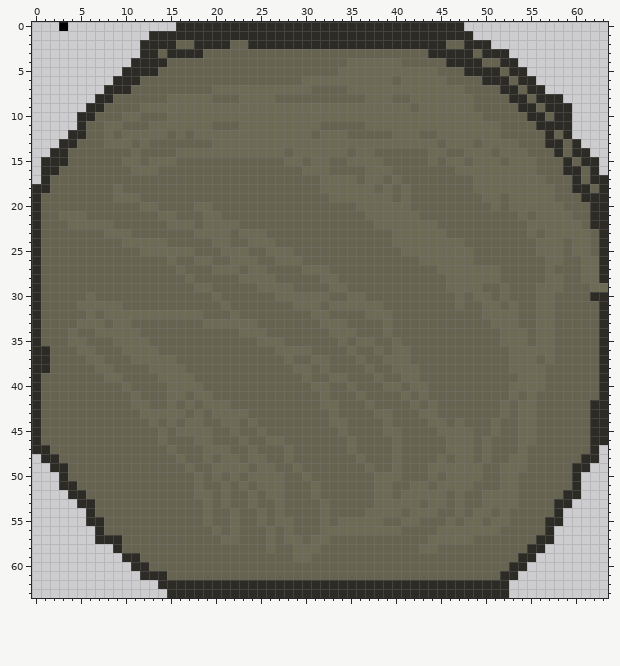
A pixel-art sprite gets an edit: JourneyOfThePrairieKing/data/textures/projectile1.png. Above is the file before it was changed.
The file is 64x64 pixels.
And afterwards:
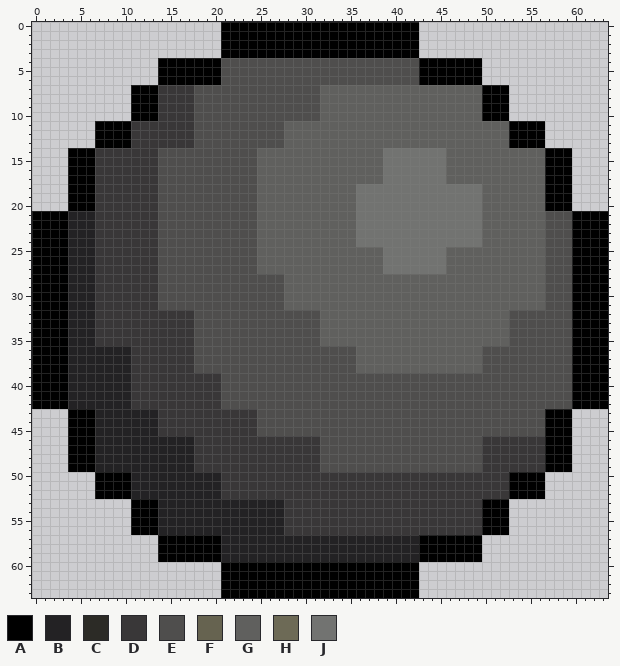
Palette (. is transparent): A #000000  B #232224  C #2c2b26  D #393738  E #4f4e4d  F #666350  G #60605e  H #6d6a56  J #727371
The edit:
Changed rows in their new state; - is an unchanged pixel.
first column x 0:
 0 ---.------------.....AAAAAAAAAAAAAAAAAAAAAA.....----------------
 1 -------------........AAAAAAAAAAAAAAAAAAAAAA......---------------
 2 ------------.........AAAAAAAAAAAAAAAAAAAAAA........-------------
 3 ------------.........AAAAAAAAAAAAAAAAAAAAAA..........-----------
 4 -----------...AAAAAAAEEEEEEEEEEEEEEEEEEEEEEAAAAAAA....----------
 5 ----------....AAAAAAAEEEEEEEEEEEEEEEEEEEEEEAAAAAAA.....---------
 6 ---------.....AAAAAAAEEEEEEEEEEEEEEEEEEEEEEAAAAAAA......--------
 7 --------...AAADDDDEEEEEEEEEEEEEEGGGGGGGGGGGGGGGGGGAAA....-------
 8 -------....AAADDDDEEEEEEEEEEEEEEGGGGGGGGGGGGGGGGGGAAA......-----
 9 ------.....AAADDDDEEEEEEEEEEEEEEGGGGGGGGGGGGGGGGGGAAA.......----
10 -----......AAADDDDEEEEEEEEEEEEEEGGGGGGGGGGGGGGGGGGAAA.......----
11 -----..AAAADDDDDDDEEEEEEEEEEGGGGGGGGGGGGGGGGGGGGGGGGGAAAA...----
12 ----...AAAADDDDDDDEEEEEEEEEEGGGGGGGGGGGGGGGGGGGGGGGGGAAAA...----
13 ---....AAAADDDDDDDEEEEEEEEEEGGGGGGGGGGGGGGGGGGGGGGGGGAAAA....---
14 --..AAADDDDDDDEEEEEEEEEEEGGGGGGGGGGGGGGJJJJJJJGGGGGGGGGGGAAA..--
15 -...AAADDDDDDDEEEEEEEEEEEGGGGGGGGGGGGGGJJJJJJJGGGGGGGGGGGAAA...-
16 -...AAADDDDDDDEEEEEEEEEEEGGGGGGGGGGGGGGJJJJJJJGGGGGGGGGGGAAA...-
17 -...AAADDDDDDDEEEEEEEEEEEGGGGGGGGGGGGGGJJJJJJJGGGGGGGGGGGAAA....
18 ....AAADDDDDDDEEEEEEEEEEEGGGGGGGGGGGJJJJJJJJJJJJJJGGGGGGGAAA....
19 ....AAADDDDDDDEEEEEEEEEEEGGGGGGGGGGGJJJJJJJJJJJJJJGGGGGGGAAA....
20 ....AAADDDDDDDEEEEEEEEEEEGGGGGGGGGGGJJJJJJJJJJJJJJGGGGGGGAAA....
21 AAAABBBDDDDDDDEEEEEEEEEEEGGGGGGGGGGGJJJJJJJJJJJJJJGGGGGGGEEEAAAA
22 AAAABBBDDDDDDDEEEEEEEEEEEGGGGGGGGGGGJJJJJJJJJJJJJJGGGGGGGEEEAAAA
23 AAAABBBDDDDDDDEEEEEEEEEEEGGGGGGGGGGGJJJJJJJJJJJJJJGGGGGGGEEEAAAA
24 AAAABBBDDDDDDDEEEEEEEEEEEGGGGGGGGGGGJJJJJJJJJJJJJJGGGGGGGEEEAAAA
25 AAAABBBDDDDDDDEEEEEEEEEEEGGGGGGGGGGGGGGJJJJJJJGGGGGGGGGGGEEEAAAA
26 AAAABBBDDDDDDDEEEEEEEEEEEGGGGGGGGGGGGGGJJJJJJJGGGGGGGGGGGEEEAAAA
27 AAAABBBDDDDDDDEEEEEEEEEEEGGGGGGGGGGGGGGJJJJJJJGGGGGGGGGGGEEEAAAA
28 AAAABBBDDDDDDDEEEEEEEEEEEEEEGGGGGGGGGGGGGGGGGGGGGGGGGGGGGEEEAAAA
29 AAAABBBDDDDDDDEEEEEEEEEEEEEEGGGGGGGGGGGGGGGGGGGGGGGGGGGGGEEEAAAA
30 AAAABBBDDDDDDDEEEEEEEEEEEEEEGGGGGGGGGGGGGGGGGGGGGGGGGGGGGEEEAAAA
31 AAAABBBDDDDDDDEEEEEEEEEEEEEEGGGGGGGGGGGGGGGGGGGGGGGGGGGGGEEEAAAA
32 AAAABBBDDDDDDDDDDDEEEEEEEEEEEEEEGGGGGGGGGGGGGGGGGGGGGEEEEEEEAAAA
33 AAAABBBDDDDDDDDDDDEEEEEEEEEEEEEEGGGGGGGGGGGGGGGGGGGGGEEEEEEEAAAA
34 AAAABBBDDDDDDDDDDDEEEEEEEEEEEEEEGGGGGGGGGGGGGGGGGGGGGEEEEEEEAAAA
35 AAAABBBDDDDDDDDDDDEEEEEEEEEEEEEEGGGGGGGGGGGGGGGGGGGGGEEEEEEEAAAA
36 AAAABBBBBBBDDDDDDDEEEEEEEEEEEEEEEEEEGGGGGGGGGGGGGGEEEEEEEEEEAAAA
37 AAAABBBBBBBDDDDDDDEEEEEEEEEEEEEEEEEEGGGGGGGGGGGGGGEEEEEEEEEEAAAA
38 AAAABBBBBBBDDDDDDDEEEEEEEEEEEEEEEEEEGGGGGGGGGGGGGGEEEEEEEEEEAAAA
39 AAAABBBBBBBDDDDDDDDDDEEEEEEEEEEEEEEEEEEEEEEEEEEEEEEEEEEEEEEEAAAA
40 AAAABBBBBBBDDDDDDDDDDEEEEEEEEEEEEEEEEEEEEEEEEEEEEEEEEEEEEEEEAAAA
41 AAAABBBBBBBDDDDDDDDDDEEEEEEEEEEEEEEEEEEEEEEEEEEEEEEEEEEEEEEEAAAA
42 AAAABBBBBBBDDDDDDDDDDEEEEEEEEEEEEEEEEEEEEEEEEEEEEEEEEEEEEEEEAAAA
43 ....AAABBBBBBBDDDDDDDDDDDEEEEEEEEEEEEEEEEEEEEEEEEEEEEEEEEAAA....
44 ....AAABBBBBBBDDDDDDDDDDDEEEEEEEEEEEEEEEEEEEEEEEEEEEEEEEEAAA....
45 ....AAABBBBBBBDDDDDDDDDDDEEEEEEEEEEEEEEEEEEEEEEEEEEEEEEEEAAA....
46 ....AAABBBBBBBBBBBDDDDDDDDDDDDDDEEEEEEEEEEEEEEEEEEDDDDDDDAAA....
47 ....AAABBBBBBBBBBBDDDDDDDDDDDDDDEEEEEEEEEEEEEEEEEEDDDDDDDAAA...-
48 -...AAABBBBBBBBBBBDDDDDDDDDDDDDDEEEEEEEEEEEEEEEEEEDDDDDDDAAA...-
49 --..AAABBBBBBBBBBBDDDDDDDDDDDDDDEEEEEEEEEEEEEEEEEEDDDDDDDAAA..--
50 ---....AAAABBBBBBBBBBDDDDDDDDDDDDDDDDDDDDDDDDDDDDDDDDAAAA....---
51 ---....AAAABBBBBBBBBBDDDDDDDDDDDDDDDDDDDDDDDDDDDDDDDDAAAA....---
52 ----...AAAABBBBBBBBBBDDDDDDDDDDDDDDDDDDDDDDDDDDDDDDDDAAAA....---
53 -----......AAABBBBBBBBBBBBBBDDDDDDDDDDDDDDDDDDDDDDAAA.......----
54 ------.....AAABBBBBBBBBBBBBBDDDDDDDDDDDDDDDDDDDDDDAAA......-----
55 ------.....AAABBBBBBBBBBBBBBDDDDDDDDDDDDDDDDDDDDDDAAA......-----
56 -------....AAABBBBBBBBBBBBBBDDDDDDDDDDDDDDDDDDDDDDAAA.....------
57 -------.......AAAAAAABBBBBBBBBBBBBBBBBBBBBBAAAAAAA........------
58 ---------.....AAAAAAABBBBBBBBBBBBBBBBBBBBBBAAAAAAA.......-------
59 ----------....AAAAAAABBBBBBBBBBBBBBBBBBBBBBAAAAAAA......--------
60 -----------..........AAAAAAAAAAAAAAAAAAAAAA............---------
61 ------------.........AAAAAAAAAAAAAAAAAAAAAA...........----------
62 --------------.......AAAAAAAAAAAAAAAAAAAAAA..........-----------
63 ---------------......AAAAAAAAAAAAAAAAAAAAAA..........-----------
Where, in picture pixels (left, top, right, bottom), the same in both pictures:
changed: (32, 22, 608, 598)
